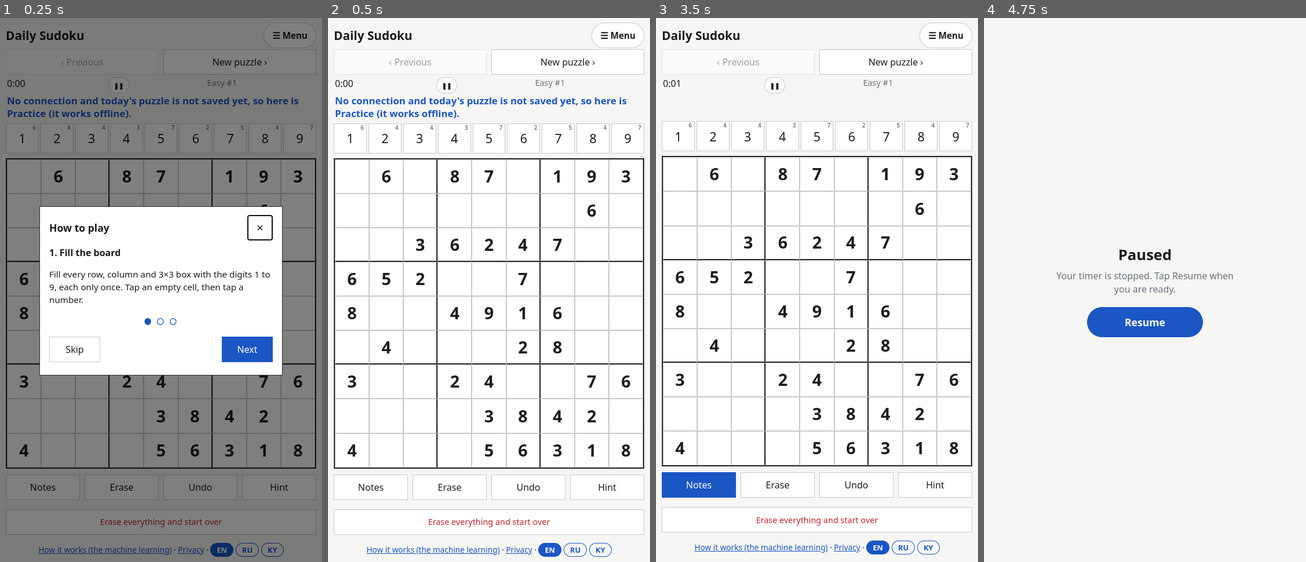
Above: before the commit, frames 1-4 (left to right).
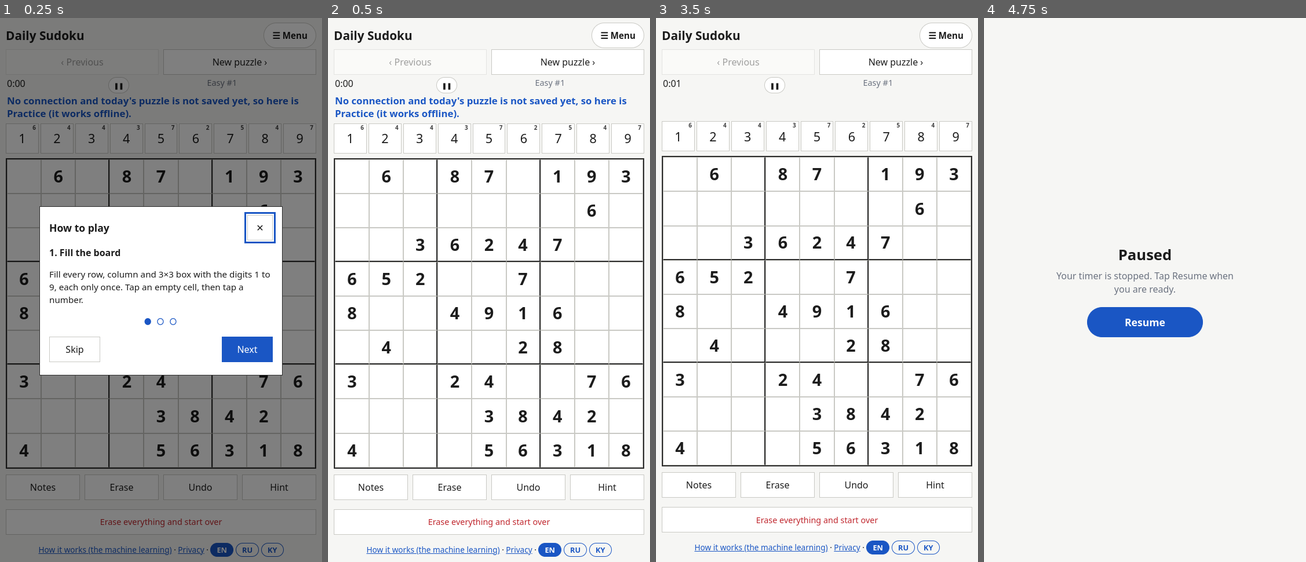
Above: after the commit, the same moments.

Repository: aiyma-a/daily-sudoku
Game: browser game, page docs/index.html
Two runs of this game, one before a commit and one after it. Both use one fixed random seed, a clock stepped at 60 frames per second and the inputs below. When the page shows a pop-up message, it is drawn as a white box for half a second while everything else waits; a line starting with > is the answer the replay typed.
Inputs:
- Up to frame 1 (0.25 s): no input
- Up to frame 2 (0.5 s): click "Skip" at 0.27 s
- Up to frame 3 (3.5 s): click "Erase everything and start ov…" at 0.52 s; tap Space every 0.5 s from 1.1 to 3.1 s; click "❚❚" at 2.02 s; tap N at 2.52 s; click "Resume" at 3.27 s
- Up to frame 4 (4.75 s): tap Enter at 3.52 s; tap Space at 3.6, 4.1, 4.6 s; click "❚❚" at 4.52 s; tap Tab at 4.52 s

The runs differ from the first frame. In frame 1, 0.2% of the frame differs, in the area x 10-98%, y 19-42%; in frame 2, less than 0.1%; in frame 3, 1.1%, in the area x 1-98%, y 19-89%; in frame 4, nothing differs.

Commit message:
Accessibility: keyboard board, screen-reader labels, dialog focus, visible focus, reduced motion
Co-Authored-By: Claude Sonnet 5.5 <noreply@anthropic.com>

Diff:
--- a/docs/app.js
+++ b/docs/app.js
@@ -100,7 +100,12 @@
       c.className = "cell";
       c.dataset.i = i;
       c.setAttribute("role", "gridcell");
+      c.tabIndex = i === 0 ? 0 : -1;   // one tab stop; arrow keys move inside the board
       c.addEventListener("click", () => { sel = i; render(); });
+      c.addEventListener("keydown", (e) => {
+        if (e.key === "Enter" || e.key === " ") { e.preventDefault(); sel = i; render(); }
+      });
+      c.addEventListener("focus", () => { if (sel !== i) { sel = i; render(); } });
       b.appendChild(c);
     }
     const pad = $("pad");
@@ -151,6 +156,14 @@
       if (showHint && hint.zone && hint.zone.has(i)) cls += " hintzone";
       if (showHint && hint.cell === i) cls += hint.stage === 2 ? " hint ghost" : " hint";
       el.className = cls;
+      el.tabIndex = (sel >= 0 ? i === sel : i === 0) ? 0 : -1;
+      el.setAttribute("aria-selected", i === sel);
+      let lab = T("row {r}, column {c}", { r: r + 1, c: c + 1 }) + ": ";
+      if (st.vals[i]) lab += st.vals[i] + (isGiven(i) ? ", " + T("given") : "");
+      else if (st.notes[i]) { const l = []; for (let n = 1; n <= 9; n++) if (st.notes[i] & (1 << n)) l.push(n); lab += T("notes: {list}", { list: l.join(" ") }); }
+      else lab += T("empty");
+      if (bad.has(i)) lab += ", " + T("conflict");
+      el.setAttribute("aria-label", lab);
       if (showHint && hint.cell === i && hint.stage === 2) {
         el.textContent = hint.digit;
       } else if (st.vals[i]) {
@@ -168,6 +181,7 @@
     [...$("pad").children].forEach((b) => {
       const left = Math.max(0, 9 - counts[+b.dataset.n]);
       b.classList.toggle("used", left === 0);
+      b.setAttribute("aria-label", b.dataset.n + ", " + (left ? T("{n} left", { n: left }) : T("all placed")));
       b.dataset.left = left; // shown as a small badge: how many of this digit are still to place
     });
     [...$("levels").children].forEach((b) => {
@@ -543,8 +557,15 @@
   $("savePic").addEventListener("click", savePicture);
 
   // ----------------------------------------------------------- pop-up pages
-  function closeModal() { $("modal").hidden = true; $("modalbody").innerHTML = ""; }
+  let modalOpener = null;
+  function closeModal() {
+    $("modal").hidden = true; $("modalbody").innerHTML = "";
+    // The opener may be inside the closed Menu: then focus the Menu button.
+    if (modalOpener && modalOpener.offsetParent) modalOpener.focus(); else $("menuBtn").focus();
+    modalOpener = null;
+  }
   function openModal(title, build) {
+    if ($("modal").hidden) modalOpener = document.activeElement;
     $("modaltitle").textContent = title;
     $("modalbody").innerHTML = "";
     build($("modalbody"));
@@ -706,18 +727,31 @@
   $("modalclose").addEventListener("click", closeModal);
   $("modal").addEventListener("click", (e) => { if (e.target === $("modal")) closeModal(); });
   document.addEventListener("keydown", (e) => { if (e.key === "Escape" && !$("modal").hidden) closeModal(); });
+  // Keep Tab inside an open dialog (pop-up page or Pause screen).
+  document.addEventListener("keydown", (e) => {
+    if (e.key !== "Tab") return;
+    const dlg = !$("pause").hidden ? $("pause") : !$("modal").hidden ? $("modal") : null;
+    if (!dlg) return;
+    const f = [...dlg.querySelectorAll("button:not([disabled]), a[href], input, select")].filter((x) => x.offsetParent !== null);
+    if (!f.length) return;
+    const first = f[0], last = f[f.length - 1];
+    if (!dlg.contains(document.activeElement)) { first.focus(); e.preventDefault(); }
+    else if (e.shiftKey && document.activeElement === first) { last.focus(); e.preventDefault(); }
+    else if (!e.shiftKey && document.activeElement === last) { first.focus(); e.preventDefault(); }
+  });
 
   // --------------------------------------------------------------- wiring
   document.addEventListener("keydown", (e) => {
+    if (!$("modal").hidden || !$("pause").hidden) return;   // a dialog is open: keys belong to it
     if (e.key >= "1" && e.key <= "9") input(+e.key);
     else if (e.key === "Backspace" || e.key === "Delete" || e.key === "0") erase();
     else if (e.key === "n" || e.key === "N") { notesOn = !notesOn; render(); }
     else if (e.key === "z" && (e.ctrlKey || e.metaKey)) undo();
-    else if (e.key.startsWith("Arrow") && sel >= 0) {
+    else if (e.key.startsWith("Arrow") && sel >= 0 && panel.hidden) {
       const d = { ArrowUp: -9, ArrowDown: 9, ArrowLeft: -1, ArrowRight: 1 }[e.key];
       const n = sel + d;
       const wrapsRow = Math.abs(d) === 1 && ((n / 9) | 0) !== ((sel / 9) | 0);
-      if (n >= 0 && n < 81 && !wrapsRow) { sel = n; render(); e.preventDefault(); }
+      if (n >= 0 && n < 81 && !wrapsRow) { sel = n; render(); $("board").children[n].focus(); e.preventDefault(); }
     }
   });
   $("notes").addEventListener("click", () => { notesOn = !notesOn; render(); });
@@ -757,15 +791,19 @@
   // ------------------------------------------------- Pause / Resume
   // Leaving the app or browser pauses the game: the board is hidden and the
   // timer stays stopped until the player taps Resume.
+  let pauseOpener = null;
   function pauseGame() {
     if (!st || st.done || !$("pause").hidden) return;
     save(); stopTimer();
     setMenu(false);
+    pauseOpener = document.activeElement;
     $("pause").hidden = false;
     $("resumeBtn").focus();
   }
   function resumeGame() {
     $("pause").hidden = true;
+    if (pauseOpener && document.contains(pauseOpener) && pauseOpener !== document.body) pauseOpener.focus();
+    pauseOpener = null;
     if (st && !st.done) startTimer();
   }
   $("pauseBtn").addEventListener("click", pauseGame);
--- a/docs/i18n.js
+++ b/docs/i18n.js
@@ -91,6 +91,7 @@
     " (a first guess; it learns as you solve).": " (пока наугад; подстраивается по мере решения).",
     "Today's puzzles are not saved on this phone yet. Open the game once with internet and they will work offline too.": "Сегодняшние головоломки ещё не сохранены на телефоне. Откройте игру один раз с интернетом, и они заработают офлайн.",
     "No connection and today's puzzle is not saved yet, so here is Practice (it works offline).": "Нет сети, а сегодняшняя головоломка не сохранена, поэтому открыта Практика (она работает офлайн).",
+    "given": "задано", "empty": "пусто", "conflict": "повтор", "notes: {list}": "заметки: {list}", "{n} left": "осталось: {n}", "all placed": "все поставлены", "Number pad": "Цифры",
   };
   const KY = {
     "Share": "Бөлүшүү",
@@ -181,6 +182,7 @@
     " (a first guess; it learns as you solve).": " (алгач божомол; чечкен сайын үйрөнөт).",
     "Today's puzzles are not saved on this phone yet. Open the game once with internet and they will work offline too.": "Бүгүнкү табышмактар бул телефонго али сакталган эмес. Оюнду интернет менен бир жолу ачыңыз, анан алар офлайн да иштейт.",
     "No connection and today's puzzle is not saved yet, so here is Practice (it works offline).": "Интернет жок жана бүгүнкү табышмак сакталган эмес, ошондуктан Машыгуу ачылды (ал офлайн иштейт).",
+    "given": "берилген", "empty": "бош", "conflict": "кайталанды", "notes: {list}": "белгилер: {list}", "{n} left": "калды: {n}", "all placed": "баары коюлду", "Number pad": "Сандар",
   };
   const DICT = { ru: RU, ky: KY };
   let lang = localStorage.getItem("ds:lang");
--- a/docs/index.html
+++ b/docs/index.html
@@ -45,7 +45,7 @@
       <button id="prev" data-i18n-label="Previous practice puzzle" aria-label="Previous practice puzzle"><span data-i18n="‹ Previous">&lsaquo; Previous</span></button>
       <button id="next" data-i18n-label="New practice puzzle" aria-label="New practice puzzle"><span data-i18n="New puzzle ›">New puzzle &rsaquo;</span></button>
     </div>
-    <div id="status"><span id="timer">0:00</span><button id="pauseBtn" data-i18n-label="Pause" aria-label="Pause">&#10074;&#10074;</button><span id="streak" hidden></span><span id="label"></span><span id="msg"></span></div>
+    <div id="status"><span id="timer">0:00</span><button id="pauseBtn" data-i18n-label="Pause" aria-label="Pause">&#10074;&#10074;</button><span id="streak" hidden></span><span id="label"></span><span id="msg" role="status" aria-live="polite"></span></div>
   </div>
 
   <p id="hinttext" aria-live="polite"></p>
@@ -53,7 +53,7 @@
   <button id="savePic" hidden data-i18n="Save picture">Save picture</button>
   <div id="toast" role="status" aria-live="polite" hidden></div>
 
-  <div id="pad"></div>
+  <div id="pad" role="group" data-i18n-label="Number pad" aria-label="Number pad"></div>
 
   <div id="board" role="grid" data-i18n-label="Sudoku board" aria-label="Sudoku board"></div>
 
--- a/docs/style.css
+++ b/docs/style.css
@@ -86,7 +86,7 @@
 #pad { display: grid; grid-template-columns: repeat(9, 1fr); gap: 3px; }
 #pad button { padding: 0; min-height: 52px; font-size: 1.35rem; position: relative; }
 #pad button.used { opacity: .35; }
-#pad button::after { content: attr(data-left); position: absolute; top: 2px; right: 4px; font-size: .62rem; font-weight: 600; line-height: 1; opacity: .55; }
+#pad button::after { content: attr(data-left); position: absolute; top: 2px; right: 4px; font-size: .62rem; font-weight: 700; line-height: 1; opacity: .85; }
 #pad button.used::after { content: ""; }
 #error { color: var(--conflict-text); }
 
@@ -247,3 +247,11 @@
 .calday.full { background: var(--accent); color: #fff; border-color: var(--accent); }
 .calday.viewing { outline: 3px solid var(--accent); outline-offset: 1px; }
 .calday.now { font-weight: 800; }
+
+/* Accessibility: clear keyboard focus, conflicts not shown by colour alone, less motion */
+button:focus-visible, a:focus-visible { outline: 3px solid var(--accent); outline-offset: 2px; }
+.cell:focus-visible { outline: 3px solid var(--accent); outline-offset: -3px; z-index: 1; }
+.cell.conflict { text-decoration: underline wavy var(--conflict-text); text-underline-offset: 4px; }
+@media (prefers-reduced-motion: reduce) {
+  .cell.hint, #hint.pulse { animation: none !important; }
+}
